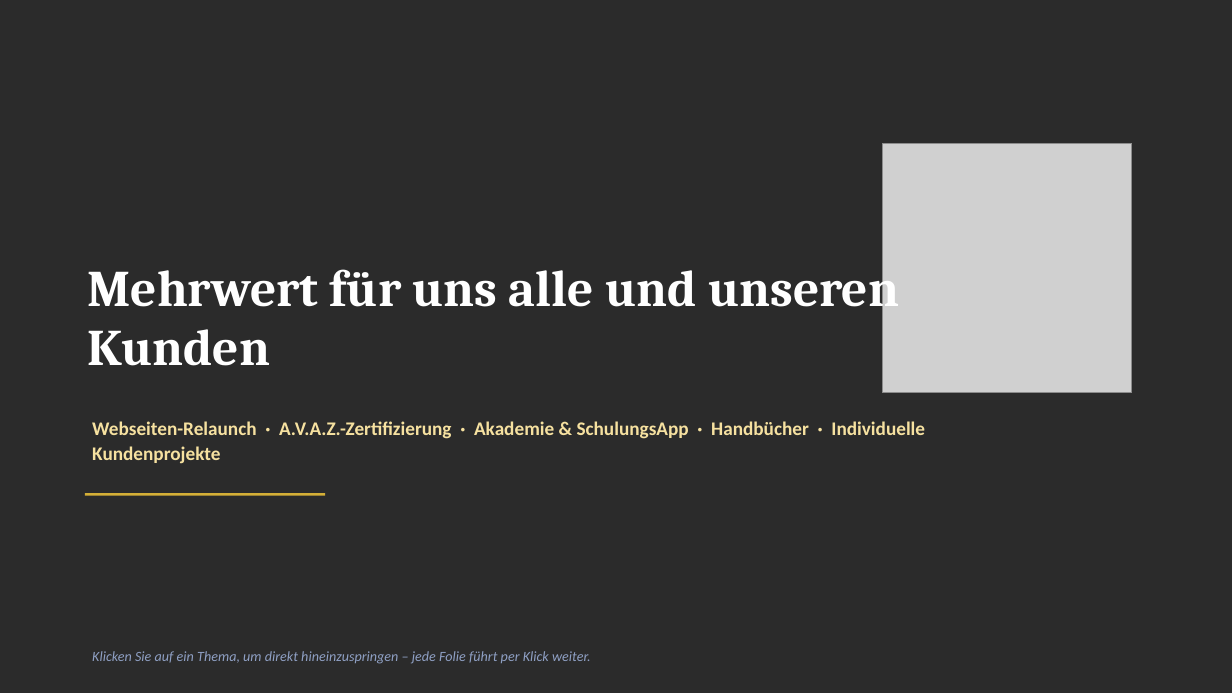
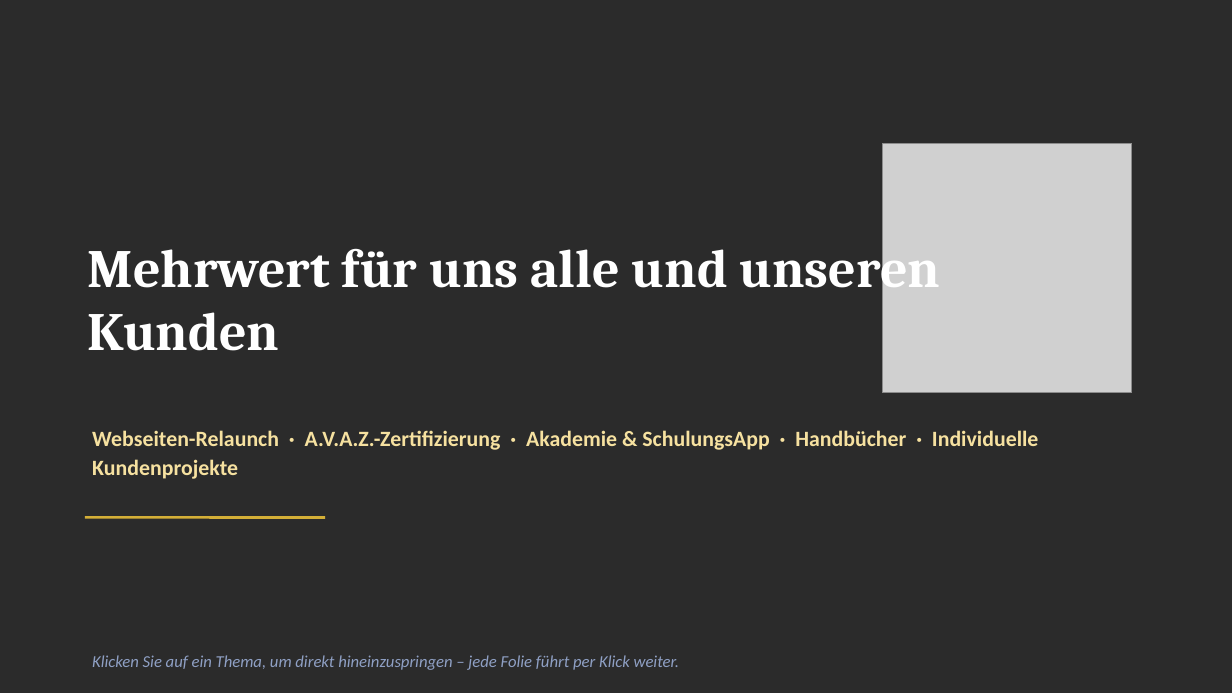
Before and after one commit to ThanosXXL/Thanos, a slide deck: slide 1 of praesentationen/Praesentation_Roadmap_2026.pptx. Drawn at 1232x693 pixels with LibreOffice and Linux fonts; fonts in the diff are those of the drawing; grey boxes stand for pictures; background and template pictures are left out; a plain dark background stands for a picture behind light text. Boxes give left, top, right and bottom in pixels: in the first picture for what was removed or moved away, otherwise in the second. Text is boxed around its words. In the diff, an @@ line names an element or a change of style, - is before the commit and + after.

```diff
--- a/praesentationen/Praesentation_Roadmap_2026.pptx
+++ b/praesentationen/Praesentation_Roadmap_2026.pptx
@@ text "Mehrwert für uns alle und ...": place and size @@
-text "Mehrwert für uns alle und ..." at bbox=[88, 258, 899, 366]
+text "Mehrwert für uns alle und ..." at bbox=[88, 238, 941, 351]
@@ text "Mehrwert für uns alle und ..." at bbox=[88, 238, 941, 351]: size 40 to 42 pt; line spacing 46pt to 49pt @@
@@ text "Webseiten-Relaunch · A.V.A.Z.-Zertifizierung · Akademie ..." at bbox=[92, 430, 1038, 479]: size 15 to 17 pt; line spacing 20pt to 23pt @@
@@ line moved from (85, 494) - (325, 494) to (85, 518) - (325, 518) @@
@@ text "Klicken Sie auf ein Thema, ..." at bbox=[92, 655, 680, 670]: size 11 to 13 pt @@
```
Also in this commit, not shown: 7 other slides changed, 1 other file.
